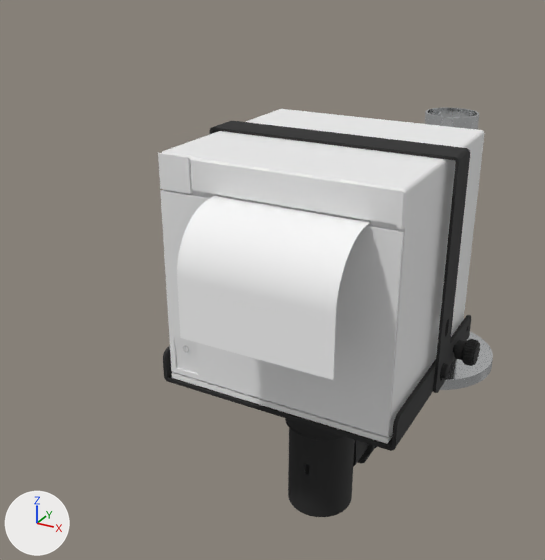
The glTF model projekt.glb: old version first, new version second.
Camera for both pictures: a 50 mm lens placed at (0.627, -1.25, 0.523), pointed at (0.432, -0.896, 0.346). The lights are fixed; the arrows at lower left show +X, +Y and +Z. The first picture is the older version. Where no turn or scale is listed for an object, it has been applied to the vertices.

Before the edit, the objects in view are built like this:
```python
me_mesh_2 = bpy.data.meshes.new('Mesh_2')
me_mesh_2.from_pydata(...)  # 1497 vertices, 3004 faces; spans x -0.019..0.019, y -0.099..0.1, z -0.043..0.043
me_mesh_2.materials.append(mat_material_2)  # black #262626
me_mesh_3 = bpy.data.meshes.new('Mesh_3')
me_mesh_3.from_pydata(...)  # 13274 vertices, 26568 faces; spans x -0.076..0.076, y -0.06..0.06, z -0.081..0.081
me_mesh_3.materials.append(mat_material_3)  # black #262626
me_mesh_4 = bpy.data.meshes.new('Mesh_4')
me_mesh_4.from_pydata(...)  # 52 vertices, 100 faces; spans x -0.0299..0.0451, y -0.0748..-0.04, z -0.0143..0.0433
me_mesh_4.materials.append(mat_papier__weiß)  # white #f9f9f9
me_mesh_5 = bpy.data.meshes.new('Mesh_5')
me_mesh_5.from_pydata(...)  # 329 vertices, 638 faces; spans x -0.0595..0.0595, y -0.0443..0.0748, z -0.0595..0.0595
me_mesh_5.materials.append(mat_pulverbeschichtung__dunkelgrau)  # white #ededed
me_mesh_6 = bpy.data.meshes.new('Mesh_6')
me_mesh_6.from_pydata(...)  # 16 vertices, 8 faces; spans x -0.0295..0.0389, y -0.0443..-0.0434, z 0.0586..0.0595
me_mesh_6.materials.append(mat_farbe___metallic__silber)  # white #f3f3f1
ob_pl38_0007 = bpy.data.objects.new('PL38_0007', me_mesh_3)
ob_pl38_0007.location = (0.4764, -0.9174, 0.3581)
ob_pl38_0007_full_c_1 = bpy.data.objects.new('PL38_0007_full_c_1', me_mesh_4)
ob_pl38_0007_full_c_1.location = (0.4764, -0.9324, 0.3781)
ob_pl38_0007_full_c_2 = bpy.data.objects.new('PL38_0007_full_c_2', me_mesh_5)
ob_pl38_0007_full_c_2.location = (0.4764, -0.9324, 0.3781)
ob_pl38_0007_full_c_3 = bpy.data.objects.new('PL38_0007_full_c_3', me_mesh_6)
ob_pl38_0007_full_c_3.location = (0.4764, -0.9324, 0.3781)
ob_pl38_0100__flex_arm_b = bpy.data.objects.new('PL38_0100__Flex_Arm_B', me_mesh_2)
ob_pl38_0100__flex_arm_b.location = (0.4764, -0.8368, 0.2645)
# also in view: 'PL38_0200' at (0.477, -0.709, 0.315)
```
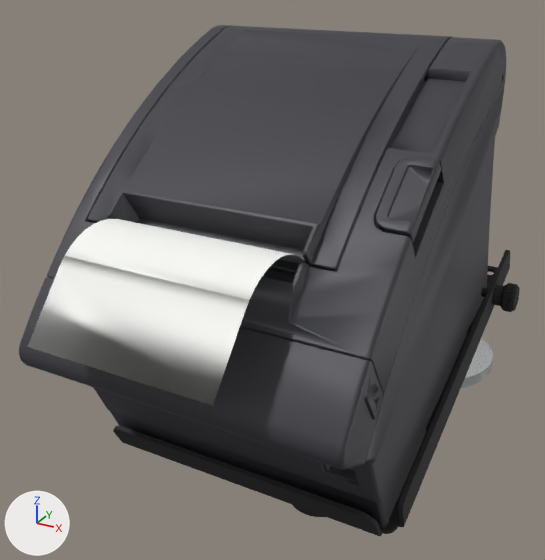
The newer file is also turned or shifted as a whole; pictures and numbers use the older file's frame.

What differs and where, as boxes [x1, y1, x2, y2] in the pictures (545 x 560 px):
'SRP_380_Outline_180822_Paper_1', added: after [19, 25, 506, 527]
'PL38_0007_full_c_2', deleted: before [158, 109, 485, 444]
'SRP_380_Outline_180822_Paper', added: after [28, 219, 305, 406]
'PL38_0007_full_c_1', deleted: before [177, 195, 370, 380]
'PL38_0007', deleted: before [163, 121, 480, 451]
'PL38_0002', added: after [113, 250, 520, 536]
'PL38_0007_full_c_3', deleted: before [214, 161, 358, 185]
'PL38_0100__Flex_Arm_B', unchanged, covered by the edit: before [288, 428, 369, 517]; after [293, 505, 325, 517]
'PL38_0200', unchanged, covered by the edit: before [425, 107, 493, 390]; after [461, 338, 493, 388]

The edits, one by one:
Material 'Opaque(86,177,255)' (mat_opaque_86_177_255) is new.
Its base color is (0.05, 0.05, 0.06) (dark grey #3f3f45).
Its metallic is 0.2.
Mesh me_mesh_5_1 is new.
It has 16083 vertices, 32475 faces and spans x -0.074..0.074, y -0.04..0.163, z -0.045..0.147.
It uses material mat_opaque_86_177_255 (dark grey #3f3f45).
Mesh me_mesh_4_1 is new.
It has 46 vertices, 84 faces and spans x -0.0451..0.0354, y -0.058..0.0104, z 0.0501..0.0849.
It uses material mat_papier__weiß (white #f9f9f6).
Mesh me_mesh_3_1 is new.
It has 11611 vertices, 23238 faces and spans x -0.089..0.089, y -0.09..0.09, z -0.046..0.046.
It uses material mat_material_3 (black #262626).
Object 'PL38_0007' (ob_pl38_0007) is deleted.
Object 'PL38_0007_full_c_1' (ob_pl38_0007_full_c_1) is deleted.
Object 'PL38_0007_full_c_2' (ob_pl38_0007_full_c_2) is deleted.
Object 'PL38_0007_full_c_3' (ob_pl38_0007_full_c_3) is deleted.
Object 'SRP_380_Outline_180822_Paper_1' (ob_srp_380_outline_180822_paper_1) is new; it shows me_mesh_5_1.
Its location is (0.4764, -1.0219, 0.3401).
Object 'SRP_380_Outline_180822_Paper' (ob_srp_380_outline_180822_paper) is new; it shows me_mesh_4_1.
Its location is (0.4764, -1.0219, 0.3401).
Object 'PL38_0002' (ob_pl38_0002) is new; it shows me_mesh_3_1.
Its location is (0.4764, -0.9267, 0.324).
